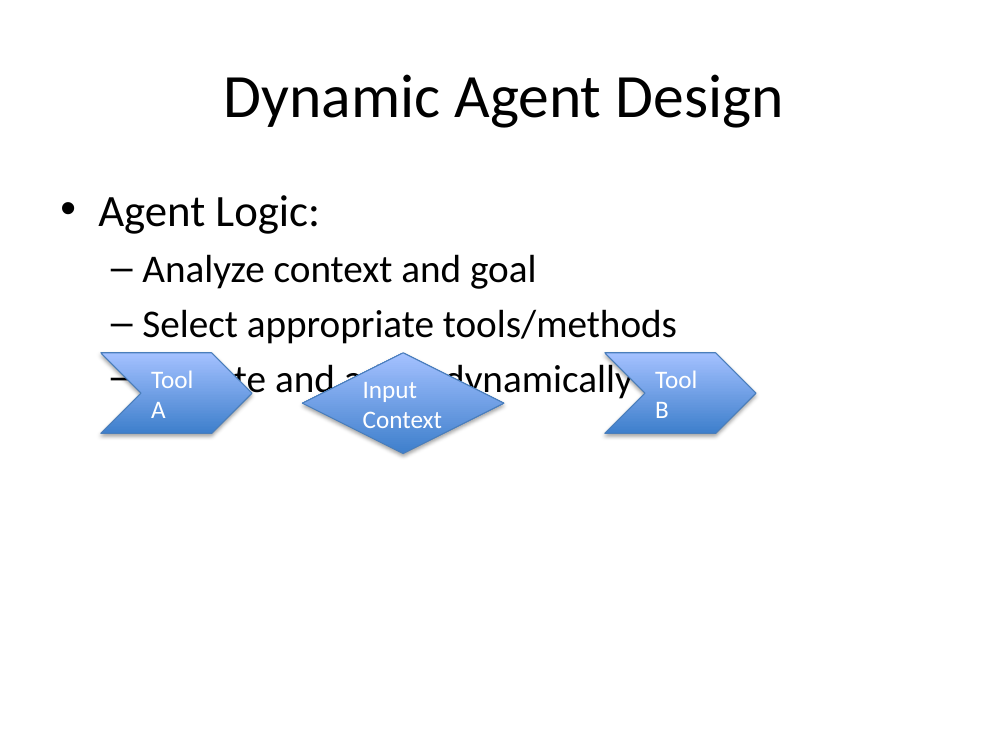
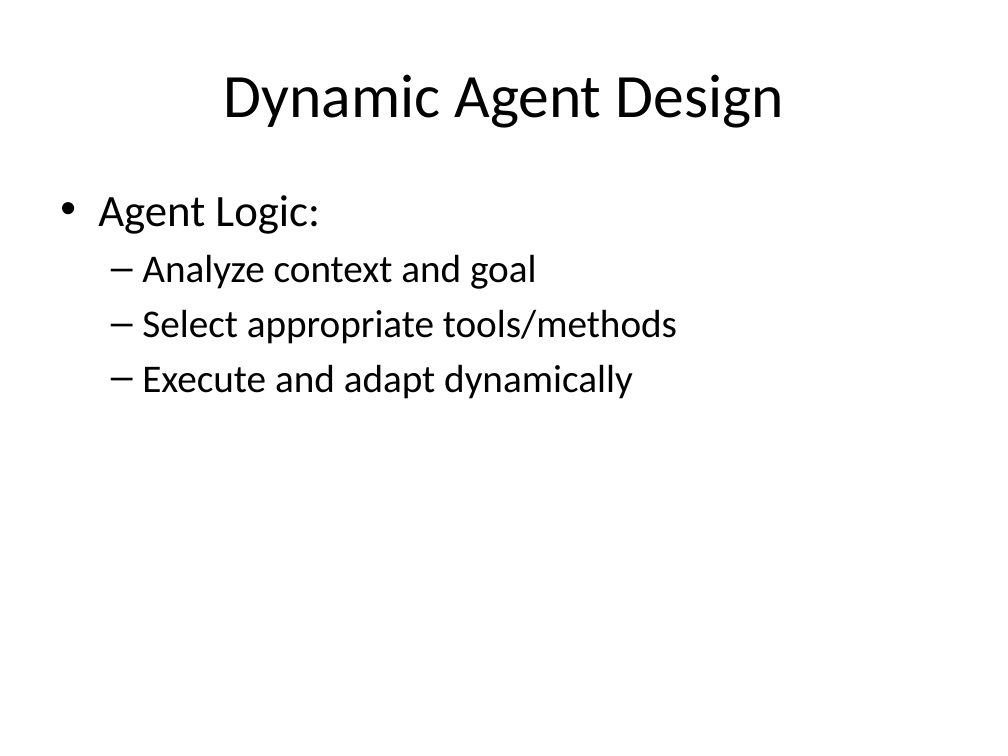
Before and after one commit to Akash-Kumar-S5/Innovation-sprint-2025, a slide deck: slide 3 of Week-3/task-1.pptx. Drawn at 1008x756 pixels with LibreOffice and Linux fonts; fonts in the diff are those of the drawing. Boxes give left, top, right and bottom in pixels: in the first picture for what was removed or moved away, otherwise in the second. Text is boxed around its words. In the diff, an @@ line names an element or a change of style, - is before the commit and + after.

```diff
--- a/Week-3/task-1.pptx
+++ b/Week-3/task-1.pptx
@@ chevron removed at bbox=[101, 353, 252, 433] @@
-Tool A
@@ diamond removed at bbox=[302, 353, 504, 454] @@
-Input Context
@@ chevron removed at bbox=[605, 353, 756, 433] @@
-Tool B
```
Also in this commit, not shown: 1 other slide changed, 1 other file.
